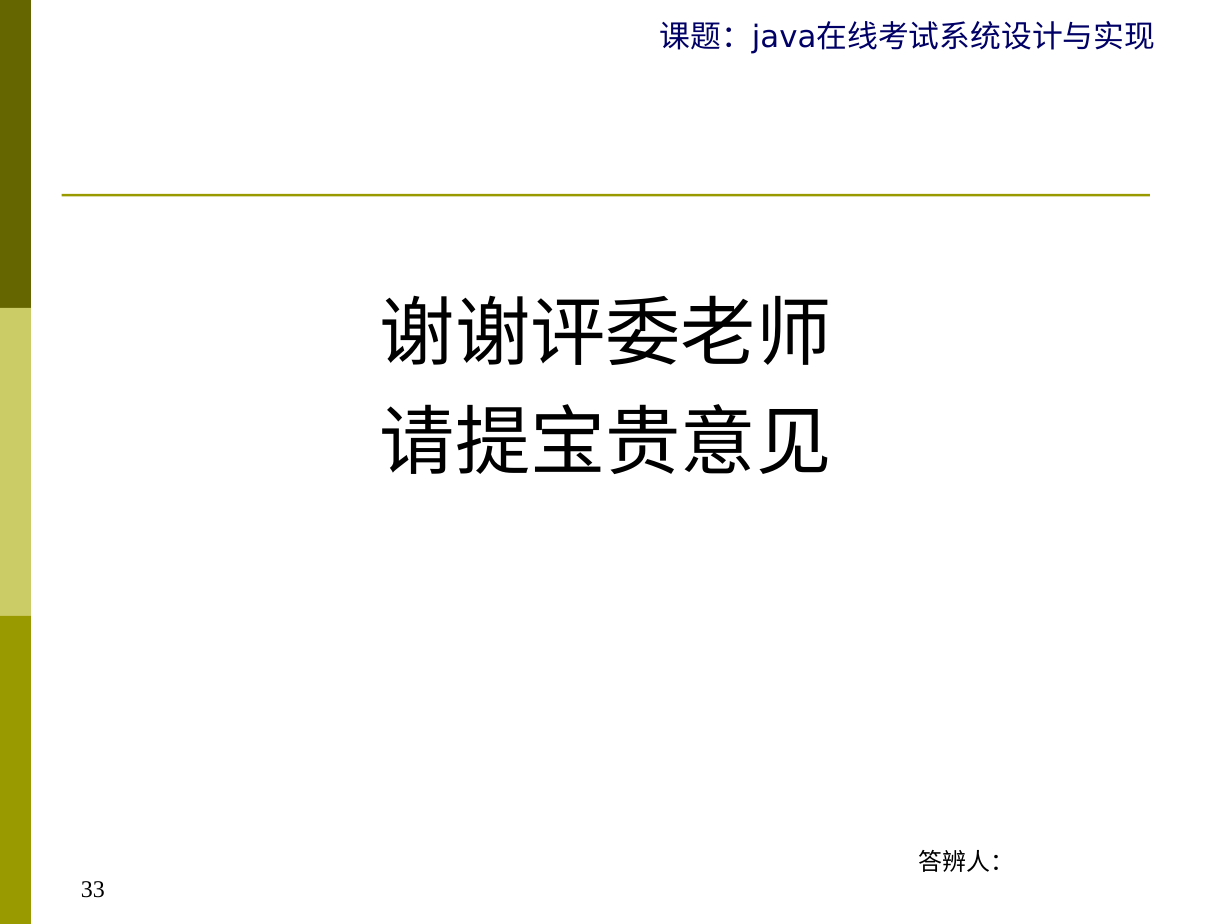
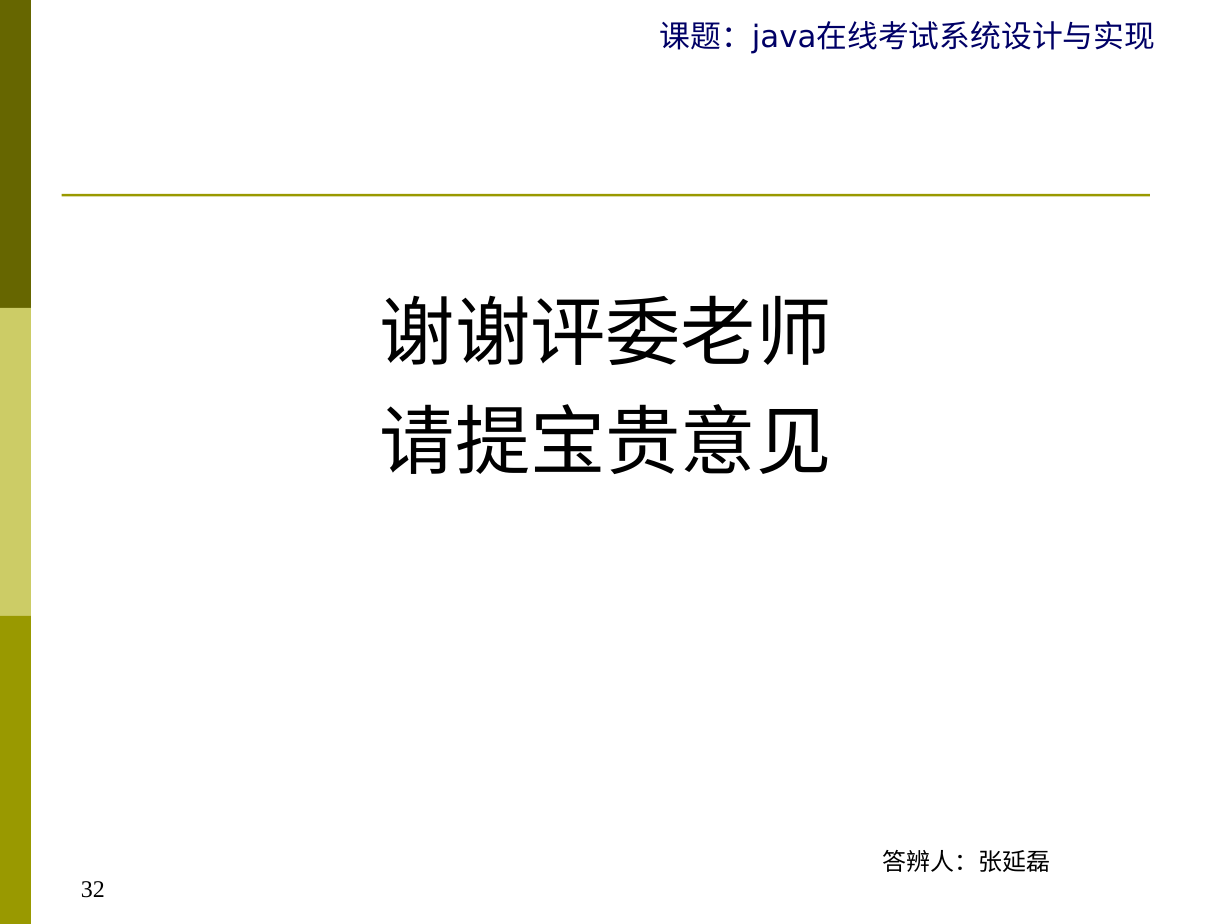
Before and after one commit to zhangylz/sudaonlineexambase, a slide deck: slide 32 of document/YB17270520059张延磊-Java在线考试系统设计与实现V1-20190508.ppt (slide 33 before the commit). Drawn at 1232x924 pixels with LibreOffice and Linux fonts; fonts in the diff are those of the drawing. Boxes give left, top, right and bottom in pixels: in the first picture for what was removed or moved away, otherwise in the second. Text is boxed around its words. In the diff, an @@ line names an element or a change of style, - is before the commit and + after.

```diff
--- a/document/YB17270520059张延磊-Java在线考试系统设计与实现V1-20190508.ppt
+++ b/document/YB17270520059张延磊-Java在线考试系统设计与实现V1-20190508.ppt
@@ text at bbox=[882, 850, 1050, 872]: text changed @@
-答辨人：
+答辨人：张延磊
@@ page number at bbox=[81, 881, 105, 898]: text changed @@
-33
+32
```
Also in this commit, not shown: 16 other slides changed, 1 slide removed, 1 other file.
